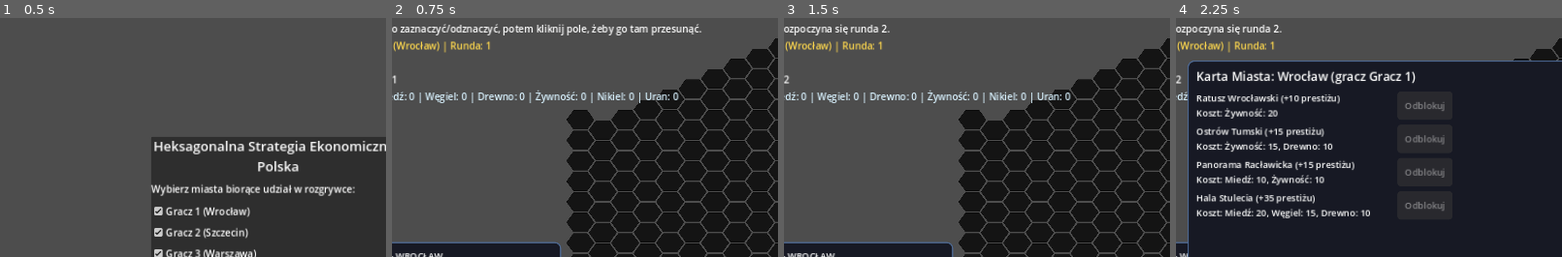
Above: before the commit, frames 1-4 (left to right).
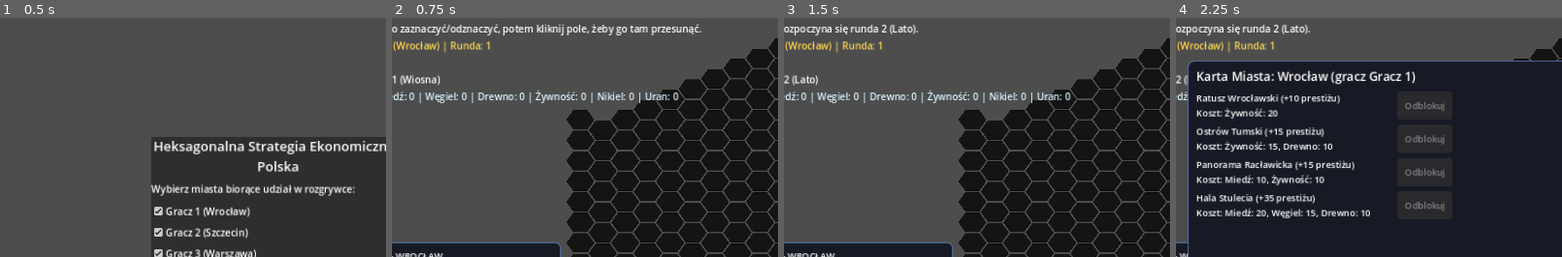
Above: after the commit, the same moments.

Repository: 7ymke/Hex-game
Game: Godot game, scene res://scenes/start_screen.tscn
Two runs of this game, one before a commit and one after it. Both use one fixed random seed, a clock stepped at 60 frames per second and the inputs below.
Inputs:
- Up to frame 1 (0.5 s): no input
- Up to frame 2 (0.75 s): click "Rozpocznij grę" at 0.5 s
- Up to frame 3 (1.5 s): click "Zakończ rundę" at 1.25 s
- Up to frame 4 (2.25 s): click "Karta Miasta" at 2 s
The pictures show only the part of the screen within x 14-64%, y 0-50%; the shares and areas given below are measured in that part.

Frame 1 is identical in both runs. In frame 2, 0.2% of the frame differs, in the area x 2-13%, y 23-29%; in frame 3, 0.3%, in the area x 2-35%, y 2-28%; in frame 4, 0.2%.

Commit message:
Dodaj pory roku (#Runda mod 4) - zmieniają wydajność rolnictwa
GameBalance.Season (WINTER/SPRING/SUMMER/AUTUMN) wyliczane wprost z
round_number % 4 przez TurnManager.get_current_season() - bez osobnego
pola stanu, nigdy nie może się rozjechać z numerem rundy. Kolejność
dobrana tak, żeby runda 1 (start gry) wypadała na Wiosnę.

TurnManager._process_resource_income() mnoży dochód z pól rolniczych
(HexData.is_agricultural(), nowa metoda analogiczna do is_forest()/
is_protected()) przez GameBalance.SEASON_FOOD_MULTIPLIER bieżącej pory
roku: ×0 zimą (martwy sezon), ×0,5 wiosną (zasiewy), ×1 latem (wzrost),
×2 jesienią (żniwa). Reszta budynków (przemysł, surowce strategiczne)
nie jest sezonowa - dochodzi bez zmian.

Pora roku widoczna w UI (etykieta prestiżu/rundy, komunikat po
"Zakończ rundę"), bo mnożnik 0-2x jest na tyle znaczący dla rozgrywki,
że gracz musi go widzieć, żeby się do niego dostosować. Krótki test
dymny w main_test.gd sprawdza, że cykl sezonów się powtarza co 4 rundy.

Co-Authored-By: Claude Sonnet 5 <noreply@anthropic.com>
Claude-Session: https://claude.ai/code/session_01SiqRxa1bs6Fm63c4EhJD3q

Diff:
--- a/godot_project/autoloads/turn_manager.gd
+++ b/godot_project/autoloads/turn_manager.gd
@@ -53,6 +53,18 @@
 	round_ended.emit(round_number)
 
 
+## Current season, derived directly from `round_number` (GameBalance.Season:
+## round_number % 4) - see the comment there for the ordering/rationale.
+## Deliberately computed on demand rather than stored, so it can never drift
+## out of sync with the round counter. Typed as plain `int` (a
+## GameBalance.Season value) rather than the enum type itself, since it's
+## only ever used as a dictionary key (SEASON_DISPLAY_NAMES/
+## SEASON_FOOD_MULTIPLIER) or printed - both work identically either way,
+## and enums are ints at runtime regardless.
+func get_current_season() -> int:
+	return round_number % 4
+
+
 func _process_forest_regeneration() -> void:
 	for hex: HexData in MapData.hexes.values():
 		if not hex.is_forest():
@@ -70,8 +82,14 @@
 
 
 ## Steady income from resources other than forest (GDD section 6 - forest is
-## the exception).
+## the exception). Agricultural hexes (HexData.is_agricultural()) are scaled
+## by the current season (GameBalance.SEASON_FOOD_MULTIPLIER) - everything
+## else produces its usual flat amount, season or not. Uses THIS round's
+## season (round_number has not been incremented yet at this point in
+## end_round()), i.e. the harvest reflects the season of the round that is
+## being resolved.
 func _process_resource_income() -> void:
+	var season = get_current_season()
 	for hex: HexData in MapData.hexes.values():
 		if hex.owner_id == -1 or hex.is_forest():
 			continue
@@ -79,5 +97,10 @@
 			continue
 
 		var player = GameManager.get_player(hex.owner_id)
-		if player != null:
-			player.add_resource(hex.building.produced_resource, hex.building.produced_amount_per_turn)
+		if player == null:
+			continue
+
+		var amount = hex.building.produced_amount_per_turn
+		if hex.is_agricultural():
+			amount *= GameBalance.SEASON_FOOD_MULTIPLIER[season]
+		player.add_resource(hex.building.produced_resource, amount)
--- a/godot_project/resources/hex_data.gd
+++ b/godot_project/resources/hex_data.gd
@@ -142,6 +142,13 @@
 	return terrain_type == TerrainType.PROTECTED_AREA
 
 
+## Czy to pole rolnicze - jego dochód (żywność) zależy od aktualnej pory roku,
+## patrz GameBalance.SEASON_FOOD_MULTIPLIER i
+## TurnManager._process_resource_income().
+func is_agricultural() -> bool:
+	return terrain_type == TerrainType.AGRICULTURAL
+
+
 func get_movement_cost() -> int:
 	return MOVEMENT_COST.get(terrain_type, 1)
 
--- a/godot_project/scenes/game_map_controller.gd
+++ b/godot_project/scenes/game_map_controller.gd
@@ -325,7 +325,8 @@
 			u.reset_movement_points()
 	_update_mp_label()
 	_update_stats_labels()
-	info_label.text = "Runda zakończona. Rozpoczyna się runda %d." % round_number
+	var season_name = GameBalance.SEASON_DISPLAY_NAMES[TurnManager.get_current_season()]
+	info_label.text = "Runda zakończona. Rozpoczyna się runda %d (%s)." % [round_number, season_name]
 	await _continue_all_queued_routes()
 	_refresh_map_view()
 	_refresh_action_panel()
@@ -1289,9 +1290,13 @@
 ## Prestige + round in one label, ALL of the player's resources in the other
 ## (update - previously only showed wood, the rest of the collected
 ## resources were invisible in the UI even though the player actually owned
-## them).
+## them). Also shows the current season (new - GameBalance.Season,
+## round_number % 4) - it directly scales agricultural food income
+## (GameBalance.SEASON_FOOD_MULTIPLIER), so the player needs to see it to
+## plan around it (e.g. stockpile before winter).
 func _update_stats_labels() -> void:
-	prestige_label.text = "Prestiż: %d | Runda: %d" % [active_player.prestige, TurnManager.round_number]
+	var season_name = GameBalance.SEASON_DISPLAY_NAMES[TurnManager.get_current_season()]
+	prestige_label.text = "Prestiż: %d | Runda: %d (%s)" % [active_player.prestige, TurnManager.round_number, season_name]
 
 	var parts: Array[String] = []
 	for res_type in HexData.RESOURCE_DISPLAY_NAMES:
--- a/godot_project/scenes/main_test.gd
+++ b/godot_project/scenes/main_test.gd
@@ -6,6 +6,19 @@
 func _ready() -> void:
 	print("=== Phase 0-1 test: data, annexation, forest harvesting, turn ===")
 	print("Number of hexes loaded: ", MapData.hexes.size())
+
+	print("--- Seasons: GameBalance.Season derived from round_number %% 4 ---")
+	for i in range(5):
+		var season = TurnManager.get_current_season()
+		print(
+			"Round %d -> season %s (index %d, food multiplier x%.1f)"
+			% [
+				TurnManager.round_number, GameBalance.SEASON_DISPLAY_NAMES[season], season,
+				GameBalance.SEASON_FOOD_MULTIPLIER[season]
+			]
+		)
+		TurnManager.end_round()
+	print("(round 1 is expected to be Wiosna/Spring, and the cycle should repeat every 4 rounds)")
 
 	var player = PlayerData.new()
 	player.player_id = 1
--- a/godot_project/scripts/game_balance.gd
+++ b/godot_project/scripts/game_balance.gd
@@ -66,3 +66,44 @@
 ## shared level for all buildings on the map for now - differentiating by
 ## building type is a topic for further balancing (GDD section 11).
 const BUILDING_RESOURCE_INCOME_PER_TURN = 10.0
+
+## Seasons (new) ---------------------------------------------------------------
+## A 4-season cycle computed directly from the round number
+## (`TurnManager.get_current_season()`: round_number % 4) - no separate state
+## to keep in sync, the season is always exactly derived from the round
+## counter. Ordered so that round 1 (the game's first round) lands on
+## SPRING, which reads naturally as "the year starts in spring": WINTER = 0,
+## SPRING = 1, SUMMER = 2, AUTUMN = 3.
+##
+## Currently only affects agricultural income (see SEASON_FOOD_MULTIPLIER
+## below) - the rest of the economy (forest, industrial buildings) is not
+## seasonal.
+enum Season {
+	WINTER,
+	SPRING,
+	SUMMER,
+	AUTUMN,
+}
+
+## Polish season names for the UI.
+const SEASON_DISPLAY_NAMES = {
+	Season.WINTER: "Zima",
+	Season.SPRING: "Wiosna",
+	Season.SUMMER: "Lato",
+	Season.AUTUMN: "Jesień",
+}
+
+## Multiplier applied to a hex's food income (HexData.is_agricultural() ==
+## true) depending on the current season - winter is the "dead season"
+## (fields lie fallow, no income), spring is sowing (a low but non-zero
+## yield), summer is the growing season (the normal, full yield), and autumn
+## is harvest time (peak yield). Applied on top of the regular
+## BUILDING_RESOURCE_INCOME_PER_TURN in
+## TurnManager._process_resource_income() - non-agricultural resources are
+## unaffected.
+const SEASON_FOOD_MULTIPLIER = {
+	Season.WINTER: 0.0,
+	Season.SPRING: 0.5,
+	Season.SUMMER: 1.0,
+	Season.AUTUMN: 2.0,
+}
Not shown, changed: godot_project/README.md
